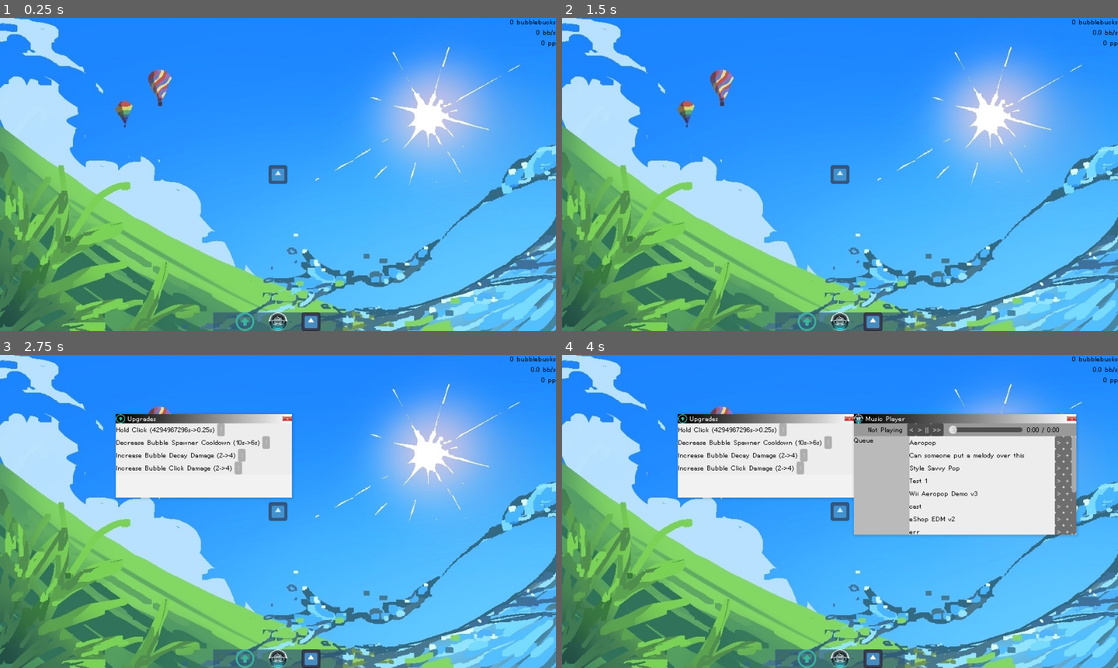
Above: before the commit, frames 1-4 (two rows, left to right).
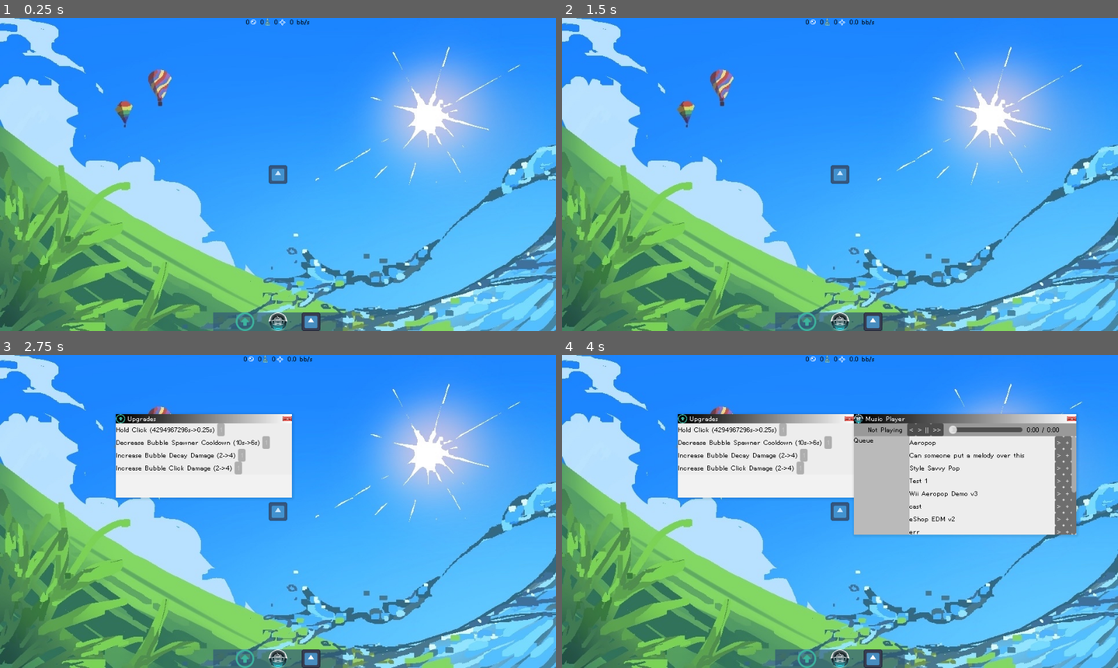
Above: after the commit, the same moments.

Repository: Kipuru/incremental-game
Game: Godot game, scene res://Game/Root/main_game.tscn
The game is run twice, just before and just after one commit, with the same random seed, the same clock (stepped at 60 frames per second) and the same inputs. The engine's default icon, where the game draws it, is replaced by a stand-in: a white triangle on a blue panel in a dark square.
Inputs (mouse positions are in pixels of both pictures, inside the frame that each line leads up to):
- Up to frame 1 (0.25 s): no input
- Up to frame 2 (1.5 s): click (806, 321) at 0.5 s; click (806, 321) at 1.25 s
- Up to frame 3 (2.75 s): click (244, 658) at 2 s
- Up to frame 4 (4 s): click (873, 658) at 2.75 s; click (840, 658) at 3.5 s

The runs differ from the first frame. In frame 1, 0.2% of the frame differs, in the area x 44-100%, y 0-10%; in frame 2, 0.2%, in the area x 43-100%, y 0-10%; in frame 3, 0.2%; in frame 4, 0.2%.

Commit message:
Restructure game state and icon guys

Diff:
--- a/Game/Autoloads/game_state.gd
+++ b/Game/Autoloads/game_state.gd
@@ -1,7 +1,22 @@
 class_name GameStateAutoload extends Node
 
+# *** live states ***
+var bubbles := 0:
+	set(value):
+		bubbles = value
+		bubbles_updated.emit(value)
+signal bubbles_updated(value: int)
 
-# private vars
+var bb_collection_rate := 0.:
+	set(value):
+		bb_collection_rate = value
+		bb_collection_rate_updated.emit(value)
+signal bb_collection_rate_updated(value: float)
+
+var water_fill_ratio := 0.
+var bubble_fill_ratio := 0.
+
+# *** currencies ***
 func increase_bubblebucks(amount: int) -> void:
 	_bubblebucks += amount
 	_total_bubblebucks += amount
@@ -12,60 +27,67 @@
 func get_total_bubblebucks() -> int:
 	return _total_bubblebucks
 
-signal bubblebucks_updated(value: int)
 var _bubblebucks := 0:
 	set(value):
 		_bubblebucks = value
 		bubblebucks_updated.emit(value)
 var _total_bubblebucks := 0
+signal bubblebucks_updated(value: int)
 
-# public vars
-signal bubbles_updated(value: int)
-var bubbles := 0:
+func increase_icon_guys(amount: int) -> void:
+	_total_icon_guys += amount
+	_update_icon_guys()
+func increase_occupied_icon_guys(amount: int) -> void:
+	_occupied_icon_guys += amount
+	assert(_occupied_icon_guys <= _total_icon_guys)
+	_update_icon_guys()
+func get_icon_guys() -> int:
+	return _icon_guys
+func _update_icon_guys() -> void:
+	_icon_guys = _total_icon_guys - _occupied_icon_guys
+
+var _total_icon_guys := 0
+var _occupied_icon_guys := 0
+var _icon_guys := 0:
 	set(value):
-		bubbles = value
-		bubbles_updated.emit(value)
+		_icon_guys = value
+		icon_guys_updated.emit(value)
+signal icon_guys_updated(value: int)
 
-signal bb_collection_rate_updated(value: float)
-var bb_collection_rate := 0.:
+# *** upgrades ***
+var hold_click_cooldown_tier := 0:
 	set(value):
-		bb_collection_rate = value
-		bb_collection_rate_updated.emit(value)
+		hold_click_cooldown_tier = value
+		hold_click_cooldown_tier_updated.emit(value)
+signal hold_click_cooldown_tier_updated(value: int)
 
-var water_fill_ratio := 0.
-var bubble_fill_ratio := 0.
+var bubble_spawner_cooldown_tier := 0:
+	set(value):
+		bubble_spawner_cooldown_tier = value
+		bubble_spawner_cooldown_tier_updated.emit(value)
+signal bubble_spawner_cooldown_tier_updated(value: int)
 
-signal prestiege_points_updated(value: int)
+var bubble_decay_damage_tier := 0:
+	set(value):
+		bubble_decay_damage_tier = value
+		bubble_decay_damage_tier_updated.emit(value)
+signal bubble_decay_damage_tier_updated(value: int)
+
+var bubble_click_damage_tier := 0:
+	set(value):
+		bubble_click_damage_tier = value
+		bubble_click_damage_tier_updated.emit(value)
+signal bubble_click_damage_tier_updated(value: int)
+
+# *** progression ***
 var prestiege_points := 0:
 	set(value):
 		prestiege_points = value
 		prestiege_points_updated.emit(value)
-signal stage_updated(value: int)
+signal prestiege_points_updated(value: int)
+
 var stage := 0:
 	set(value):
 		stage = value
 		stage_updated.emit(value)
-
-signal hold_click_cooldown_tier_updated(value: int)
-var hold_click_cooldown_tier := 0:
-	set(value):
-		hold_click_cooldown_tier = value
-		hold_click_cooldown_tier_updated.emit(value)
-
-signal bubble_spawner_cooldown_tier_updated(value: int)
-var bubble_spawner_cooldown_tier := 0:
-	set(value):
-		bubble_spawner_cooldown_tier = value
-		bubble_spawner_cooldown_tier_updated.emit(value)
-
-signal bubble_decay_damage_tier_updated(value: int)
-var bubble_decay_damage_tier := 0:
-	set(value):
-		bubble_decay_damage_tier = value
-		bubble_decay_damage_tier_updated.emit(value)
-
-signal bubble_click_damage_tier_updated(value: int)
-var bubble_click_damage_tier := 0:
-	set(value):
-		bubble_click_damage_tier = value
-		bubble_click_damage_tier_updated.emit(value)
+signal stage_updated(value: int)
--- a/Game/Root/main_game.tscn
+++ b/Game/Root/main_game.tscn
@@ -9,6 +9,9 @@
 [ext_resource type="PackedScene" uid="uid://rvnyestc2j4k" path="res://Game/UI/Taskbar/taskbar.tscn" id="6_nqh8o"]
 [ext_resource type="Theme" uid="uid://cypdfrldw1wws" path="res://Themes/music_interface_theme.tres" id="7_byrwq"]
 [ext_resource type="Script" uid="uid://c7858gva6v2da" path="res://Game/UI/stats_display.gd" id="8_7ksg5"]
+[ext_resource type="Texture2D" uid="uid://cari3pi0stwmv" path="res://Assets/Icons/bubble_trim.PNG" id="10_nrt6e"]
+[ext_resource type="Texture2D" uid="uid://dcdkwilpews08" path="res://Assets/Icon Guys/blue_small.png" id="11_3tx73"]
+[ext_resource type="Texture2D" uid="uid://cweqr10npopto" path="res://Assets/Icons/sparkle_TEMP.png" id="12_7ksg5"]
 
 [sub_resource type="Gradient" id="Gradient_ohkr6"]
 
@@ -110,34 +113,70 @@
 
 [node name="Overlay" type="CanvasLayer" parent="."]
 
-[node name="VBoxContainer" type="VBoxContainer" parent="Overlay" node_paths=PackedStringArray("bb_counter", "bb_rate", "prestige_counter")]
-anchors_preset = 1
-anchor_left = 1.0
-anchor_right = 1.0
-offset_left = -53.0
-offset_bottom = 40.0
-grow_horizontal = 0
+[node name="StatsDisplay" type="HBoxContainer" parent="Overlay" node_paths=PackedStringArray("bb_counter", "ig_counter", "prestige_counter", "bb_rate")]
+anchors_preset = 5
+anchor_left = 0.5
+anchor_right = 0.5
+offset_left = -55.0
+offset_right = 55.0
+offset_bottom = 15.0
+grow_horizontal = 2
+theme_override_constants/separation = 8
 script = ExtResource("8_7ksg5")
-bb_counter = NodePath("BBCounter")
+bb_counter = NodePath("BBCounter/Label")
+ig_counter = NodePath("IGCounter/Label")
+prestige_counter = NodePath("PrestigeCounter/Label")
 bb_rate = NodePath("BBRate")
-prestige_counter = NodePath("PrestigeCounter")
 
-[node name="BBCounter" type="Label" parent="Overlay/VBoxContainer"]
+[node name="BBCounter" type="HBoxContainer" parent="Overlay/StatsDisplay"]
+layout_mode = 2
+theme_override_constants/separation = 2
+
+[node name="Label" type="Label" parent="Overlay/StatsDisplay/BBCounter"]
 layout_mode = 2
 theme = ExtResource("7_byrwq")
-text = "0 bubblebucks"
+text = "0"
 horizontal_alignment = 2
 
-[node name="BBRate" type="Label" parent="Overlay/VBoxContainer"]
+[node name="TextureRect" type="TextureRect" parent="Overlay/StatsDisplay/BBCounter"]
+layout_mode = 2
+texture = ExtResource("10_nrt6e")
+stretch_mode = 3
+
+[node name="IGCounter" type="HBoxContainer" parent="Overlay/StatsDisplay"]
+layout_mode = 2
+theme_override_constants/separation = 2
+
+[node name="Label" type="Label" parent="Overlay/StatsDisplay/IGCounter"]
+layout_mode = 2
+theme = ExtResource("7_byrwq")
+text = "0"
+horizontal_alignment = 2
+
+[node name="TextureRect" type="TextureRect" parent="Overlay/StatsDisplay/IGCounter"]
+layout_mode = 2
+texture = ExtResource("11_3tx73")
+stretch_mode = 3
+
+[node name="PrestigeCounter" type="HBoxContainer" parent="Overlay/StatsDisplay"]
+layout_mode = 2
+theme_override_constants/separation = 2
+
+[node name="Label" type="Label" parent="Overlay/StatsDisplay/PrestigeCounter"]
+layout_mode = 2
+theme = ExtResource("7_byrwq")
+text = "0"
+horizontal_alignment = 2
+
+[node name="TextureRect" type="TextureRect" parent="Overlay/StatsDisplay/PrestigeCounter"]
+layout_mode = 2
+texture = ExtResource("12_7ksg5")
+stretch_mode = 3
+
+[node name="BBRate" type="Label" parent="Overlay/StatsDisplay"]
 layout_mode = 2
 theme = ExtResource("7_byrwq")
 text = "0 bb/s"
 horizontal_alignment = 2
 
-[node name="PrestigeCounter" type="Label" parent="Overlay/VBoxContainer"]
-layout_mode = 2
-theme = ExtResource("7_byrwq")
-text = "0 pp"
-horizontal_alignment = 2
-
 [connection signal="timeout" from="Underlay/Water/Timer" to="Underlay/Water" method="_on_timer_timeout"]
--- a/Game/UI/stats_display.gd
+++ b/Game/UI/stats_display.gd
@@ -1,23 +1,29 @@
-extends VBoxContainer
+extends Control
 
 @export var bb_counter: Label
+@export var ig_counter: Label
+@export var prestige_counter: Label
 @export var bb_rate: Label
-@export var prestige_counter: Label
 
 func _ready() -> void:
 	assert(bb_counter)
+	assert(ig_counter)
+	assert(prestige_counter)
 	assert(bb_rate)
-	assert(prestige_counter)
 
 	GameState.bubblebucks_updated.connect(on_bubblebucks_updated)
+	GameState.icon_guys_updated.connect(on_icon_guys_updated)
+	GameState.prestiege_points_updated.connect(on_prestige_points_updated)
 	GameState.bb_collection_rate_updated.connect(on_bb_collection_rate_updated)
-	GameState.prestiege_points_updated.connect(on_prestige_points_updated)
 
 func on_bubblebucks_updated(value: int):
-	bb_counter.text = str(value) + " bubblebucks"
+	bb_counter.text = str(value)
+
+func on_icon_guys_updated(value: int):
+	ig_counter.text = str(value)
+
+func on_prestige_points_updated(value: int):
+	prestige_counter.text = str(value)
 
 func on_bb_collection_rate_updated(value: float):
 	bb_rate.text = str(value) + " bb/s"
-
-func on_prestige_points_updated(value: int):
-	prestige_counter.text = str(value) + " pp"
Binary file added: Assets/Icon Guys/blue.PNG
Not shown, added: Assets/Icon Guys/blue.PNG.import
Binary file added: Assets/Icon Guys/blue_small.png
Not shown, added: Assets/Icon Guys/blue_small.png.import
Binary file added: Assets/Icons/bubble.PNG
Not shown, added: Assets/Icons/bubble.PNG.import
Binary file added: Assets/Icons/bubble_trim.PNG
Not shown, added: Assets/Icons/bubble_trim.PNG.import
Binary file added: Assets/Icons/sparkle_TEMP.png
Not shown, added: Assets/Icons/sparkle_TEMP.png.import
Not shown: 1 places in Game/Root/main_game.tscn that only renumber resources
